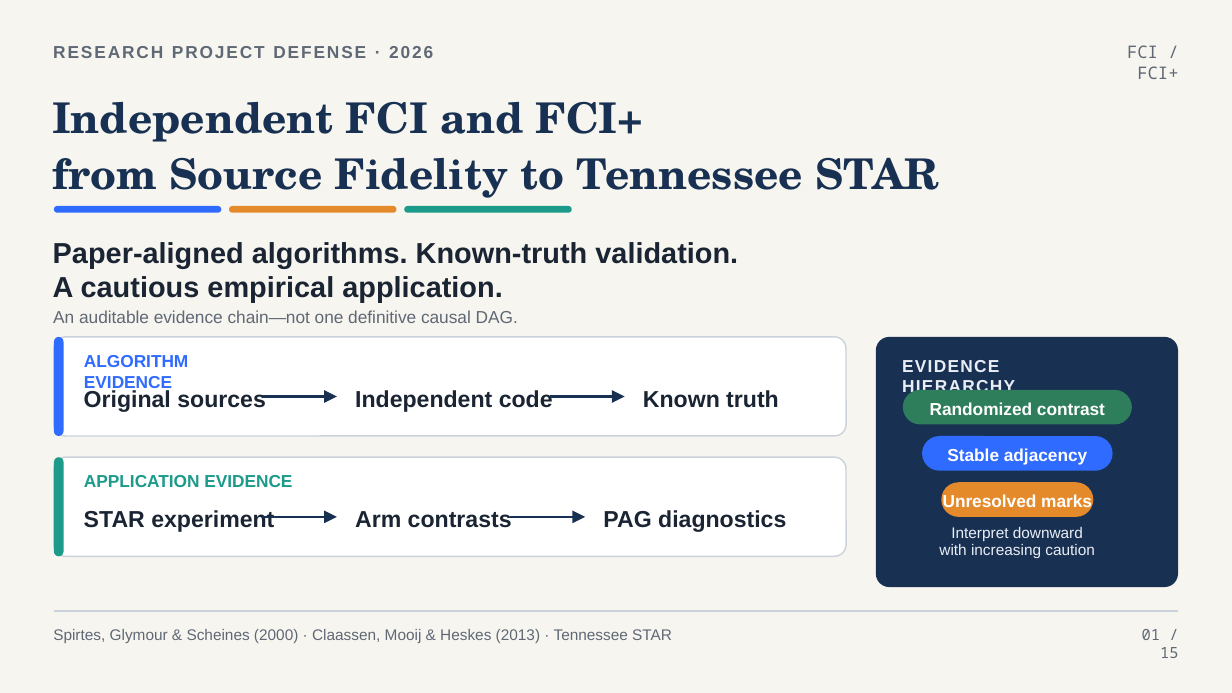
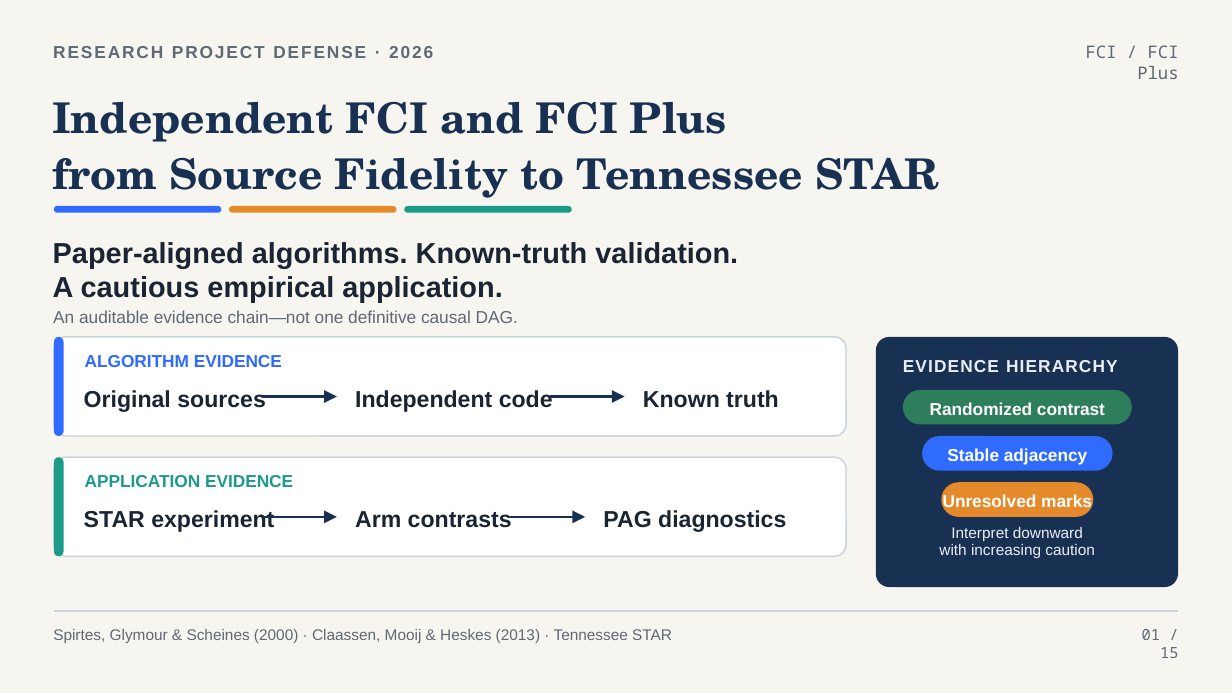
Before and after one commit to ada-yq225/FCI, a slide deck: slide 1 of output/ppt/fci_plus_star_advisor_presentation.pptx. Drawn at 1232x693 pixels with LibreOffice and Linux fonts; fonts in the diff are those of the drawing. Boxes give left, top, right and bottom in pixels: in the first picture for what was removed or moved away, otherwise in the second. Text is boxed around its words. In the diff, an @@ line names an element or a change of style, - is before the commit and + after.

Commit message:
docs: fix report and deck visual layout

```diff
--- a/output/ppt/fci_plus_star_advisor_presentation.pptx
+++ b/output/ppt/fci_plus_star_advisor_presentation.pptx
@@ text at [1086, 45, 1179, 79]: text changed @@
-FCI / FCI+
+FCI / FCI Plus
@@ text at [52, 102, 727, 142]: text changed @@
-Independent FCI and FCI+
+Independent FCI and FCI Plus
@@ text "ALGORITHM EVIDENCE" rewrapped from [84, 355, 188, 391] to [85, 355, 282, 367] @@
@@ text "EVIDENCE HIERARCHY" at [903, 360, 1118, 372]: letter spacing 1.1 to 0.9 pt @@
```
Also in this commit, not shown: 13 other slides changed, 31 other files.
